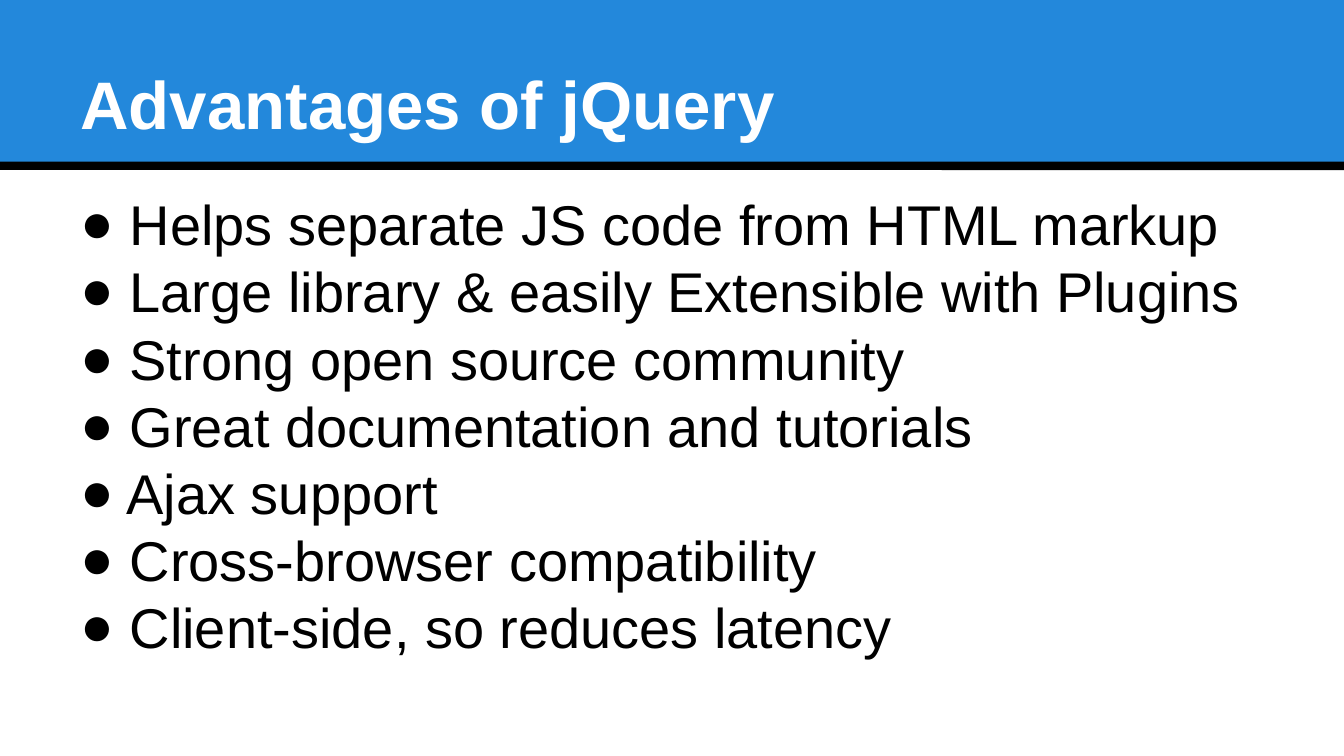
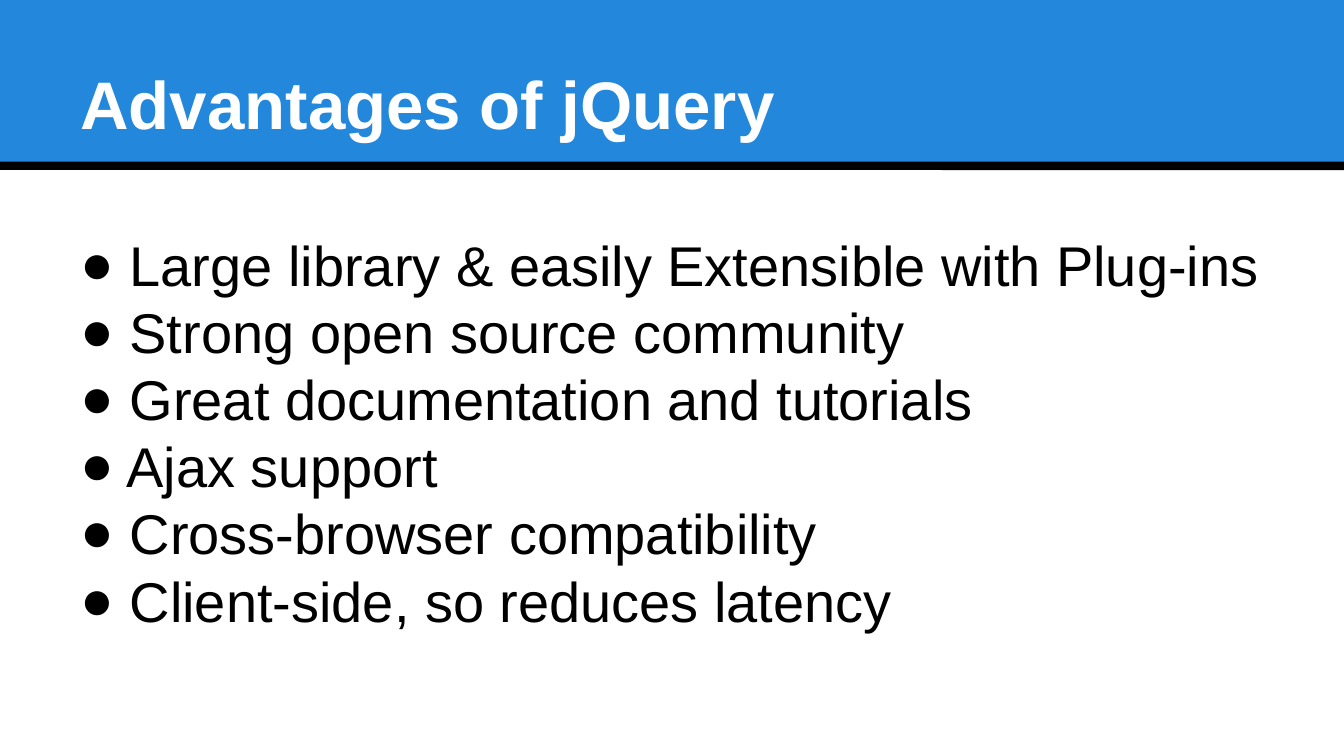
Before and after one commit to aaqibkhorasi/JqueryDemo, a slide deck: slide 6 of FullDemo/jQueryPresentation.pptx (slide 7 before the commit). Drawn at 1344x756 pixels with LibreOffice and Linux fonts; fonts in the diff are those of the drawing. Boxes give left, top, right and bottom in pixels: in the first picture for what was removed or moved away, otherwise in the second. Text is boxed around its words. In the diff, an @@ line names an element or a change of style, - is before the commit and + after.

Commit message:
update ppt

```diff
--- a/FullDemo/jQueryPresentation.pptx
+++ b/FullDemo/jQueryPresentation.pptx
@@ text at [130, 245, 1258, 295]: text changed @@
-● Helps separate JS code from HTML markup
-● Large library & easily Extensible with Plugins
+● Large library & easily Extensible with Plug-ins
```
Also in this commit, not shown: 1 other slide changed, 1 slide removed, 1 other file.
